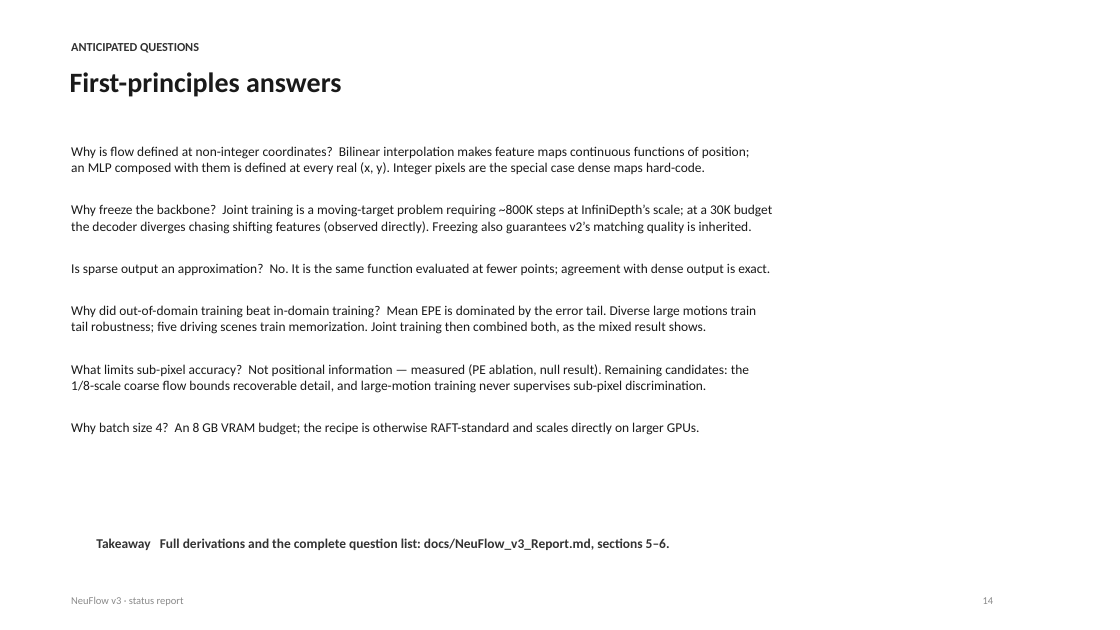
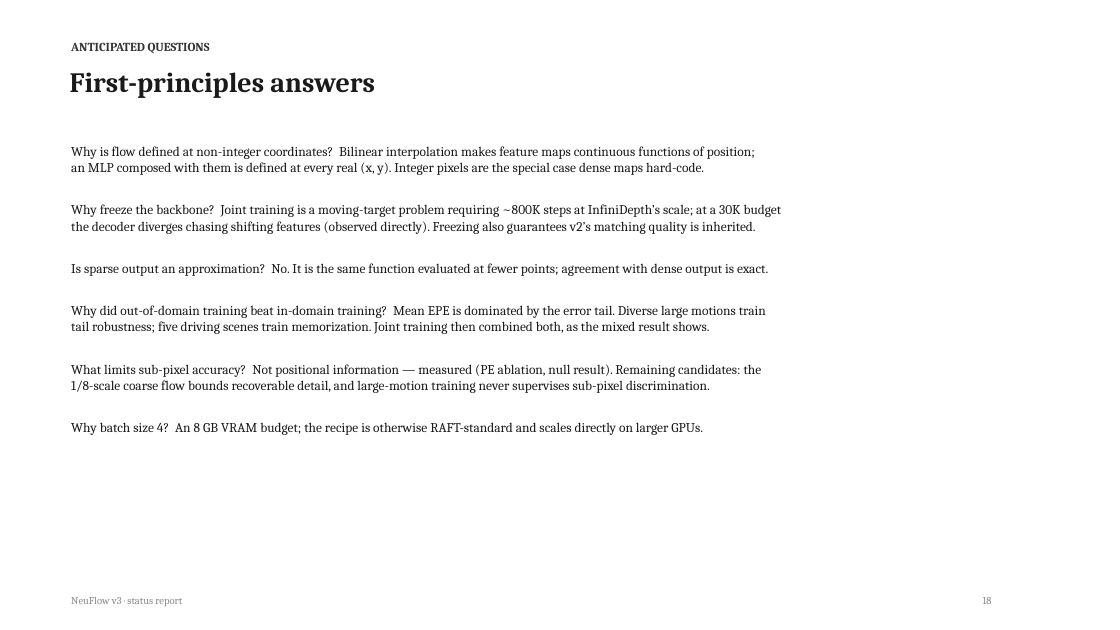
Before and after one commit to shrirag10/Neuflowv3, a slide deck: slide 18 of docs/NeuFlow_v3_status.pptx (slide 14 before the commit). Drawn at 1120x630 pixels with LibreOffice and Linux fonts; fonts in the diff are those of the drawing. Boxes give left, top, right and bottom in pixels: in the first picture for what was removed or moved away, otherwise in the second. Text is boxed around its words. In the diff, an @@ line names an element or a change of style, - is before the commit and + after.

Commit message:
Deck v3: serif theme, side-by-side v2/v3 comparison, chairs examples, GUI pics, FPS chart, limitations slide; GUI: v2/v3 model selector

```diff
--- a/docs/NeuFlow_v3_status.pptx
+++ b/docs/NeuFlow_v3_status.pptx
@@ text removed at (x1=96, y1=538, x2=670, y2=550) @@
-Takeaway Full derivations and the complete question list: docs/NeuFlow_v3_Report.md, sections 5–6.
@@ font Calibri to Cambria in 4 elements at (x1=71, y1=42, x2=210, y2=53), (x1=70, y1=72, x2=375, y2=98), (x1=71, y1=146, x2=782, y2=435), (x1=71, y1=597, x2=182, y2=606) @@
@@ text at (x1=983, y1=597, x2=992, y2=604): text changed; font Calibri to Cambria @@
-14
+18
```
Also in this commit, not shown: 13 other slides changed, 4 slides added, 5 other files.
